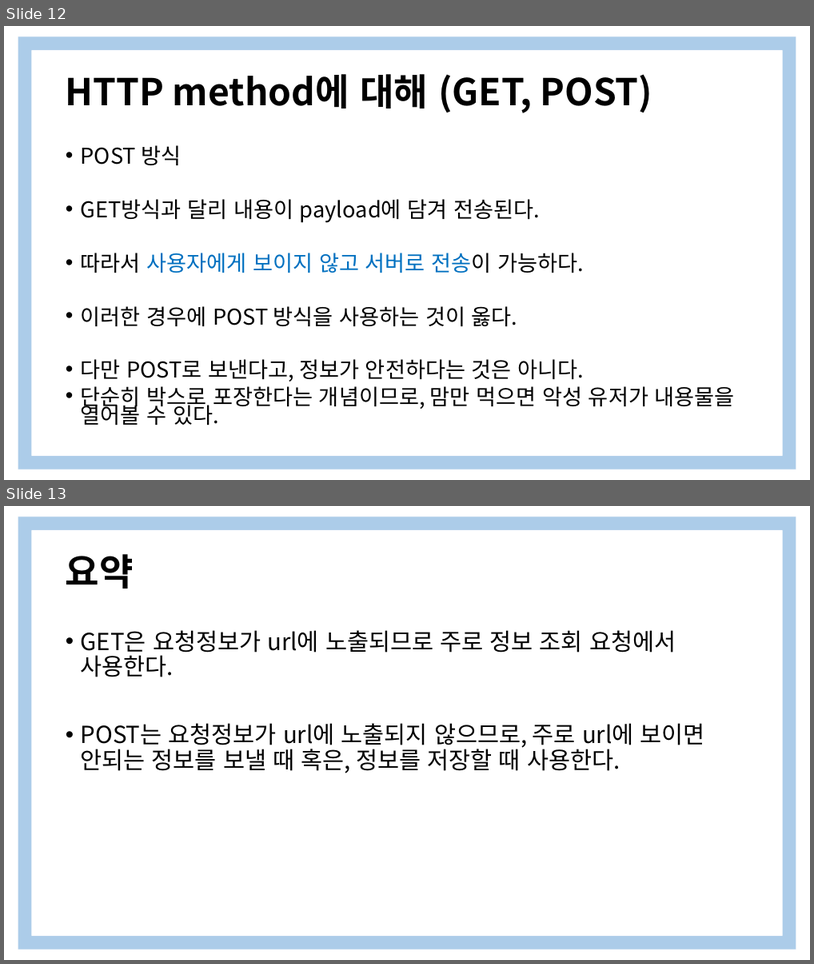
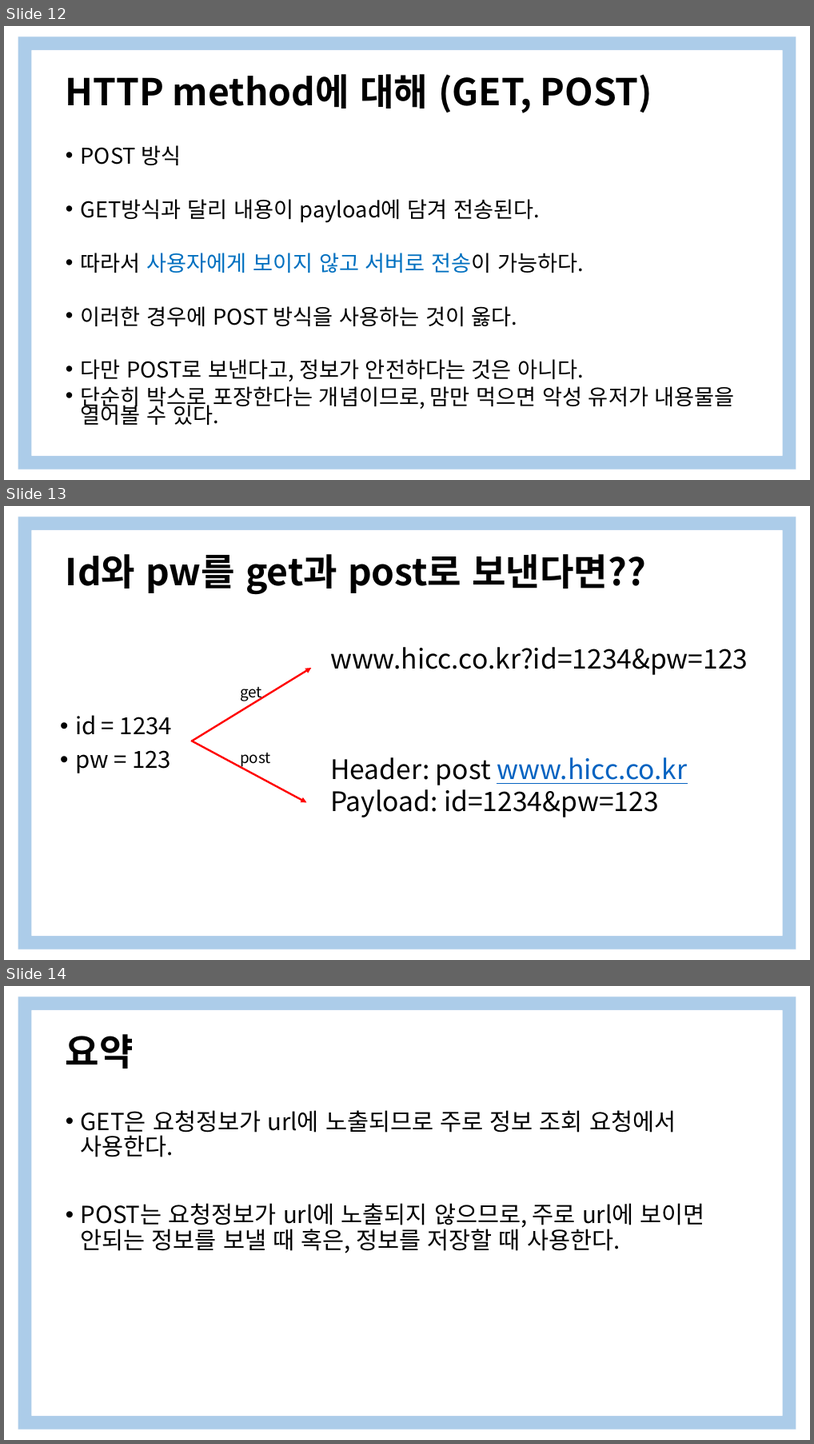
Before and after one commit to yooooonshine/django_seminar, a slide deck: 2주차/Django 특강 2Weeks.pptx. Shown one above the other, each under a label of ours: slides 12 and 13 before the commit, slides 12, 13 and 14 after it. The pictures are 814x964 and 814x1444 pixels, drawn with LibreOffice and Linux fonts; fonts in the diff are those of the drawing. Boxes give left, top, right and bottom in pixels: in the first picture for what was removed or moved away, otherwise in the second. Text is boxed around its words. In the diff, an @@ line names an element or a change of style, - is before the commit and + after.

```diff
--- a/2주차/Django 특강 2Weeks.pptx
+++ b/2주차/Django 특강 2Weeks.pptx
@@ slide 13 added at (4, 506, 810, 960), background #FFFFFF; not listed: 1 template element that a slide beside it also shows @@
@@ title added at (66, 554, 646, 595), 44 pt, text #000000, bold @@
+Id와 pw를 get과 post로 보낸다면??
@@ text added at (330, 647, 748, 675), 32 pt, text #000000 @@
+www.hicc.co.kr?id=1234&pw=123
@@ arrow added from (193, 740) to (311, 668), #FF0000 2.25 pt @@
@@ text added at (240, 687, 262, 702), 18 pt, text #000000 @@
+get
@@ text added at (75, 715, 172, 773), 28 pt, text #000000 @@
+• id = 1234
+• pw = 123
@@ arrow added from (191, 740) to (307, 803), #FF0000 2.25 pt @@
@@ text added at (240, 752, 271, 768), 18 pt, text #000000 @@
+post
@@ text added at (330, 757, 687, 817), 32 pt, text #000000 @@
+Header: post www.hicc.co.kr
+Payload: id=1234&pw=123
@@ what was slide 13 is now slide 14 @@
```
Also in this commit, not shown: 5 slides changed, 10 other slides added, 4 slides removed.
